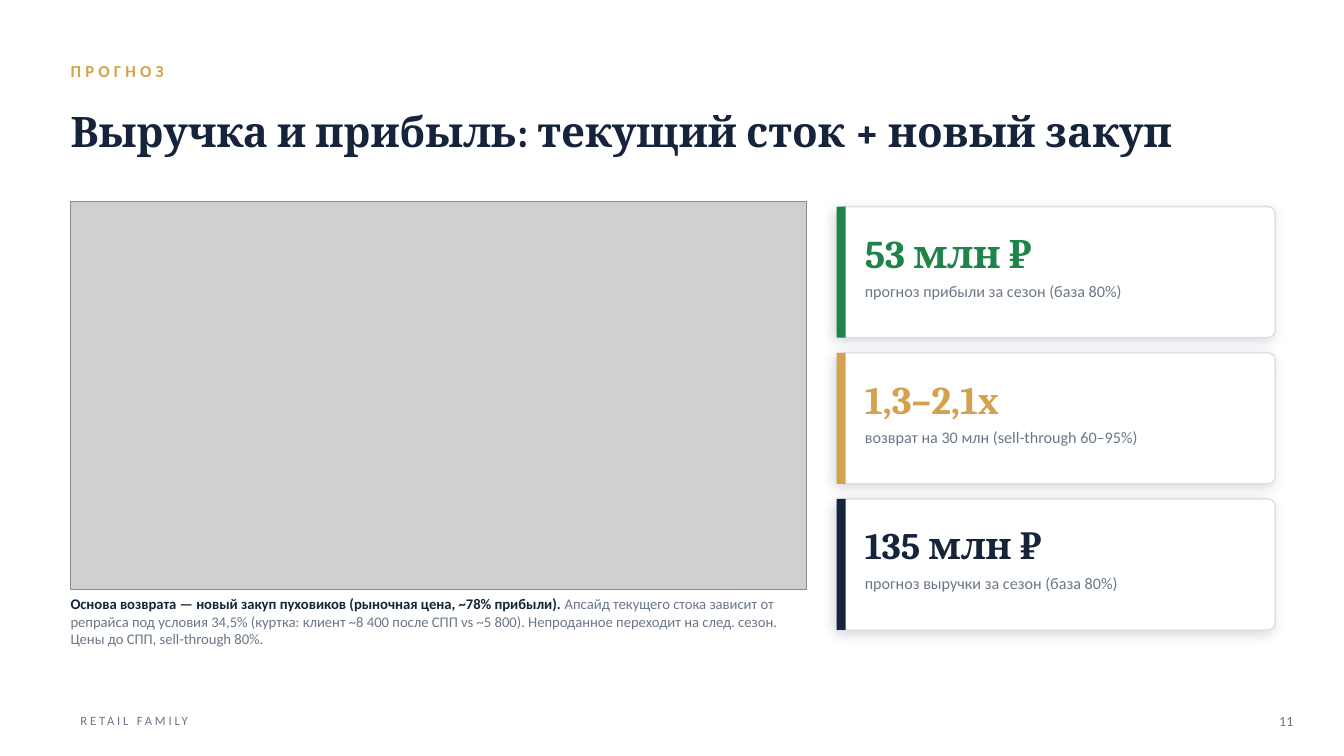
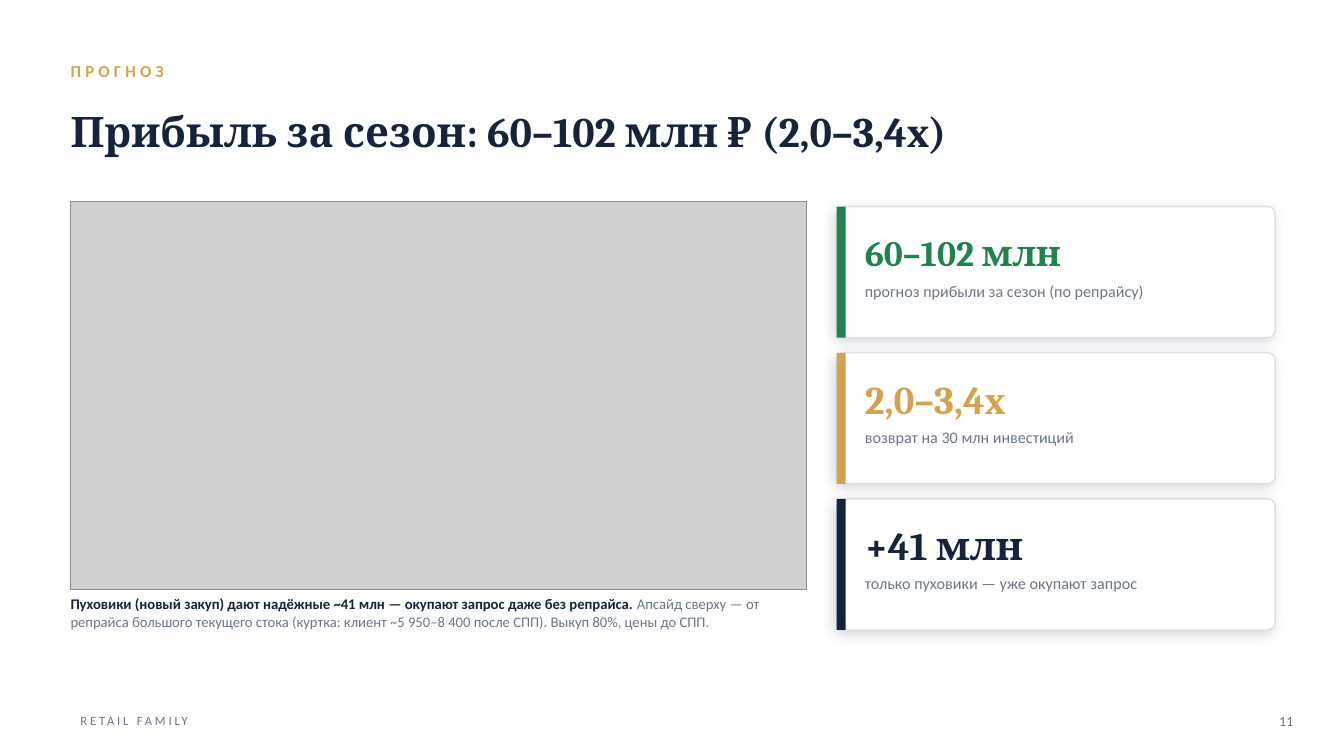
Before and after one commit to mopankratov-cmyk/finance-panel, a slide deck: slide 11 of docs/Retail-Family-Investor.pptx. Drawn at 1344x756 pixels with LibreOffice and Linux fonts; fonts in the diff are those of the drawing; grey boxes stand for pictures. Boxes give left, top, right and bottom in pixels: in the first picture for what was removed or moved away, otherwise in the second. Text is boxed around its words. In the diff, an @@ line names an element or a change of style, - is before the commit and + after.

```diff
--- a/docs/Retail-Family-Investor.pptx
+++ b/docs/Retail-Family-Investor.pptx
@@ text at (x1=71, y1=114, x2=946, y2=157): text changed @@
-Выручка и прибыль: текущий сток + новый закуп
+Прибыль за сезон: 60–102 млн ₽ (2,0–3,4x)
@@ text at (x1=865, y1=242, x2=1061, y2=267): text changed; size 28 to 25.4 pt @@
-53 млн ₽
+60–102 млн
@@ text at (x1=865, y1=285, x2=1144, y2=300): text changed @@
-прогноз прибыли за сезон (база 80%)
+прогноз прибыли за сезон (по репрайсу)
@@ text at (x1=865, y1=387, x2=1006, y2=420): text changed @@
-1,3–2,1x
+2,0–3,4x
@@ text at (x1=865, y1=432, x2=1074, y2=446): text changed @@
-возврат на 30 млн (sell-through 60–95%)
+возврат на 30 млн инвестиций
@@ text at (x1=865, y1=533, x2=1023, y2=561): text changed; size 26.7 to 28 pt @@
-135 млн ₽
++41 млн
@@ text at (x1=71, y1=598, x2=759, y2=630): text changed @@
-Основа возврата — новый закуп пуховиков (рыночная цена, ~78% прибыли). Апсайд текущего стока зависит от репрайса под условия 34,5% (куртка: клиент ~8 400 после СПП vs ~5 800). Непроданное переходит на след. сезон. Цены до СПП, sell-through 80%.
+Пуховики (новый закуп) дают надёжные ~41 млн — окупают запрос даже без репрайса. Апсайд сверху — от репрайса большого текущего стока (куртка: клиент ~5 950–8 400 после СПП). Выкуп 80%, цены до СПП.
@@ text at (x1=865, y1=581, x2=1137, y2=592): text changed @@
-прогноз выручки за сезон (база 80%)
+только пуховики — уже окупают запрос
```
Also in this commit, not shown: 3 other slides changed, 2 other files.
